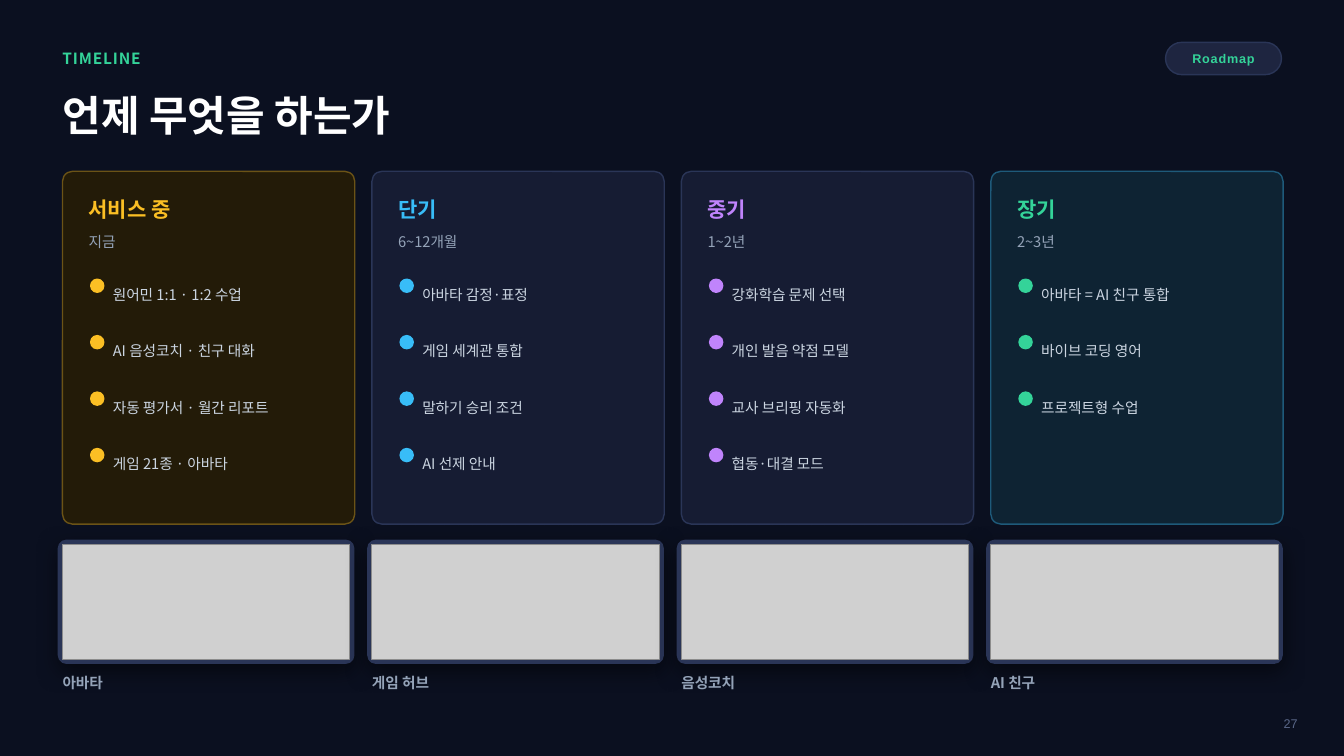
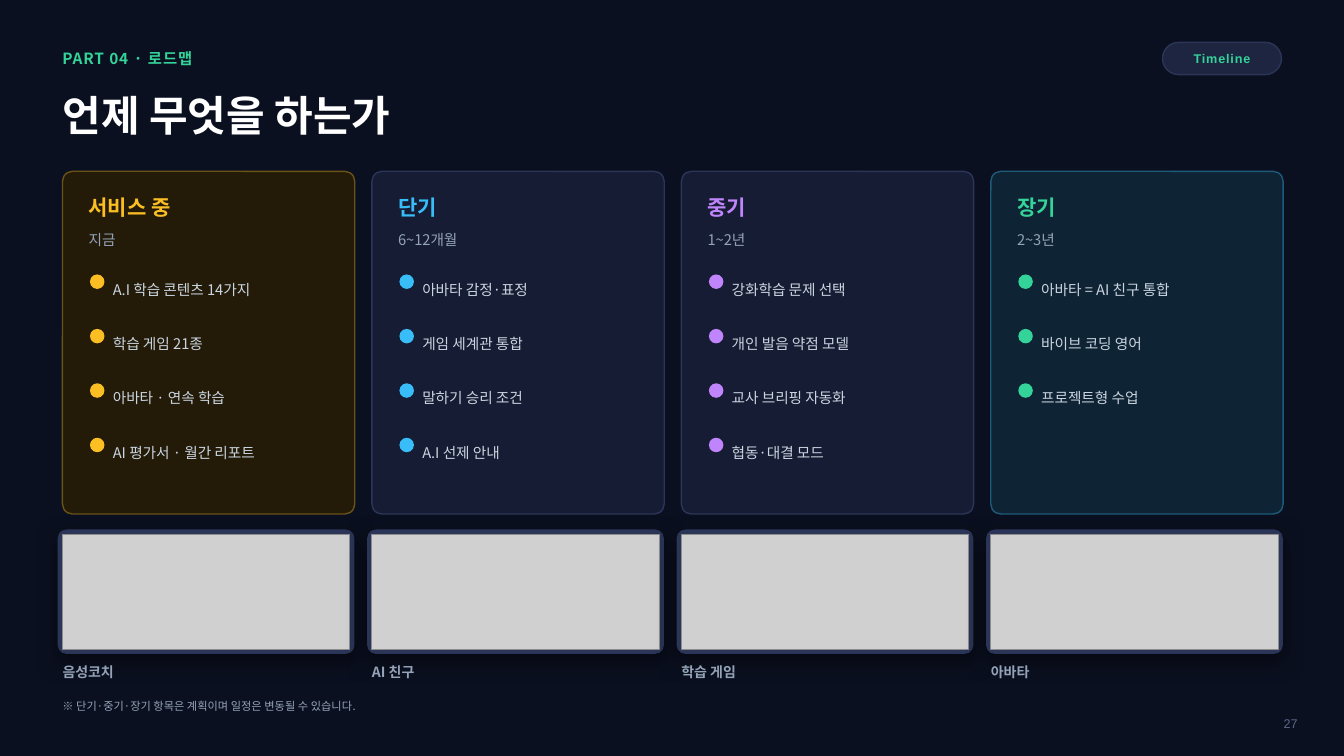
Before and after one commit to navy111p-sudo/mangoiweb, a slide deck: slide 27 of docs/MANGO_AI_안내_통합본_2026-08-17.pptx. Drawn at 1344x756 pixels with LibreOffice and Linux fonts; fonts in the diff are those of the drawing; grey boxes stand for pictures; background and template pictures are left out. Boxes give left, top, right and bottom in pixels: in the first picture for what was removed or moved away, otherwise in the second. Text is boxed around its words. In the diff, an @@ line names an element or a change of style, - is before the commit and + after.

```diff
--- a/docs/MANGO_AI_안내_통합본_2026-08-17.pptx
+++ b/docs/MANGO_AI_안내_통합본_2026-08-17.pptx
@@ text added at [62,51,192,66], 11 pt, text #34D399, bold @@
+PART 04 · 로드맵
@@ text removed at [1192,54,1254,66] @@
-Roadmap
@@ text at [1194,54,1251,63]: text changed; size 11 to 9 pt; font Noto Sans CJK KR to Arial @@
-TIMELINE
+Timeline
@@ rounded rectangle: place and size @@
-rounded rectangle at [63,171,355,524]
+rounded rectangle at [63,171,355,514]
@@ rounded rectangle: place and size @@
-rounded rectangle at [372,171,664,524]
+rounded rectangle at [372,171,664,514]
@@ rounded rectangle: place and size @@
-rounded rectangle at [682,171,974,524]
+rounded rectangle at [682,171,974,514]
@@ rounded rectangle: place and size @@
-rounded rectangle at [991,171,1284,524]
+rounded rectangle at [991,171,1284,514]
@@ text removed at [113,288,242,301] @@
-원어민 1:1 · 1:2 수업
@@ text added at [113,283,250,296], 10.5 pt, text #CBD5E1 @@
+A.I 학습 콘텐츠 14가지
@@ text removed at [113,344,255,357] @@
-AI 음성코치 · 친구 대화
@@ text added at [113,336,203,350], 10.5 pt, text #CBD5E1 @@
+학습 게임 21종
@@ 8 ellipses, 6 texts: place and size @@
-8 ellipses, 6 texts at [91,279,1170,357]
+8 ellipses, 6 texts at [91,275,1170,350]
@@ text at [113,391,225,404]: text changed @@
-게임 21종 · 아바타
+아바타 · 연속 학습
@@ text at [113,446,254,459]: text changed @@
-자동 평가서 · 월간 리포트
+AI 평가서 · 월간 리포트
@@ text at [422,446,500,459]: text changed @@
-AI 선제 안내
+A.I 선제 안내
@@ 7 ellipses, 4 texts, 4 pictures, 4 rounded rectangles: place and size @@
-7 ellipses, 4 texts, 4 pictures, 4 rounded rectangles at [58,392,1282,663]
+7 ellipses, 4 texts, 4 pictures, 4 rounded rectangles at [58,384,1282,653]
@@ text "음성코치": place and size @@
-text "음성코치" at [681,675,735,690]
+text "음성코치" at [63,665,114,678]
@@ size 10.5 to 10 pt in 3 elements at [991,665,1030,678], [63,665,114,678], [372,665,415,678] @@
@@ text "AI 친구": place and size @@
-text "AI 친구" at [991,675,1035,690]
+text "AI 친구" at [372,665,415,678]
@@ text "아바타": place and size @@
-text "아바타" at [63,675,103,690]
+text "아바타" at [991,665,1030,678]
@@ text removed at [372,675,429,690] @@
-게임 허브
@@ text added at [681,665,736,678], 10 pt, text #94A3B8, bold @@
+학습 게임
@@ text added at [76,701,356,711], 8 pt, text #94A3B8 @@
+※ 단기·중기·장기 항목은 계획이며 일정은 변동될 수 있습니다.
```
Also in this commit, not shown: 9 other slides changed, 18 slides added, 18 slides removed.
